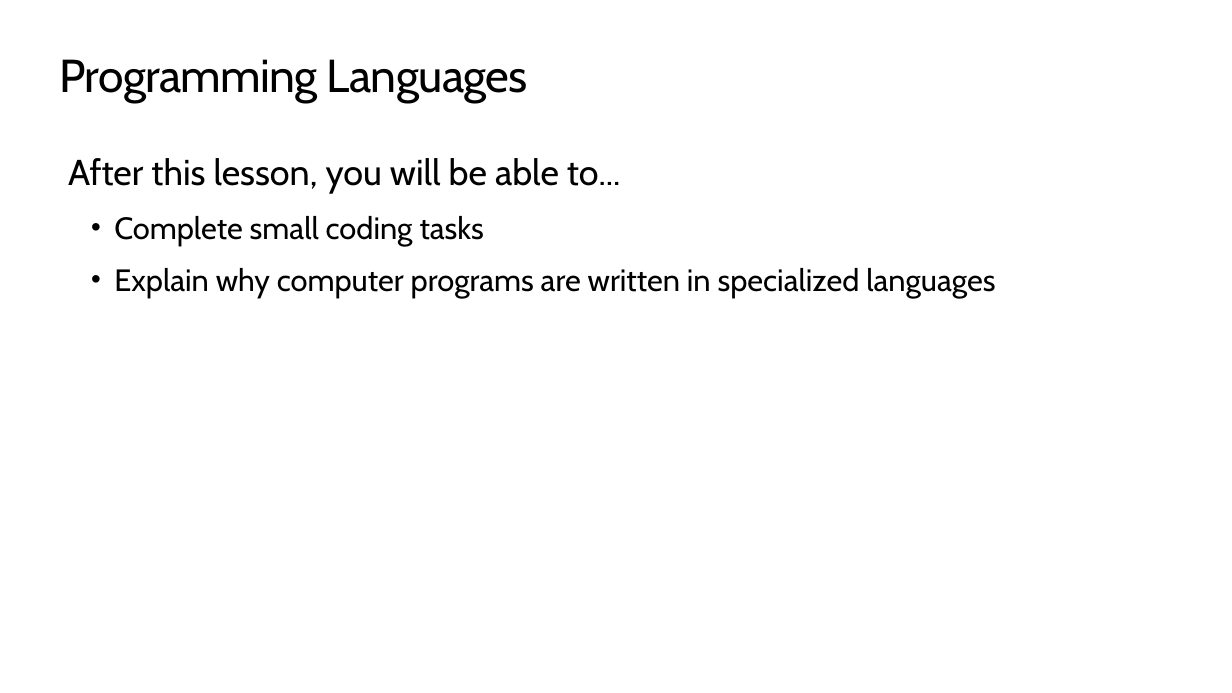
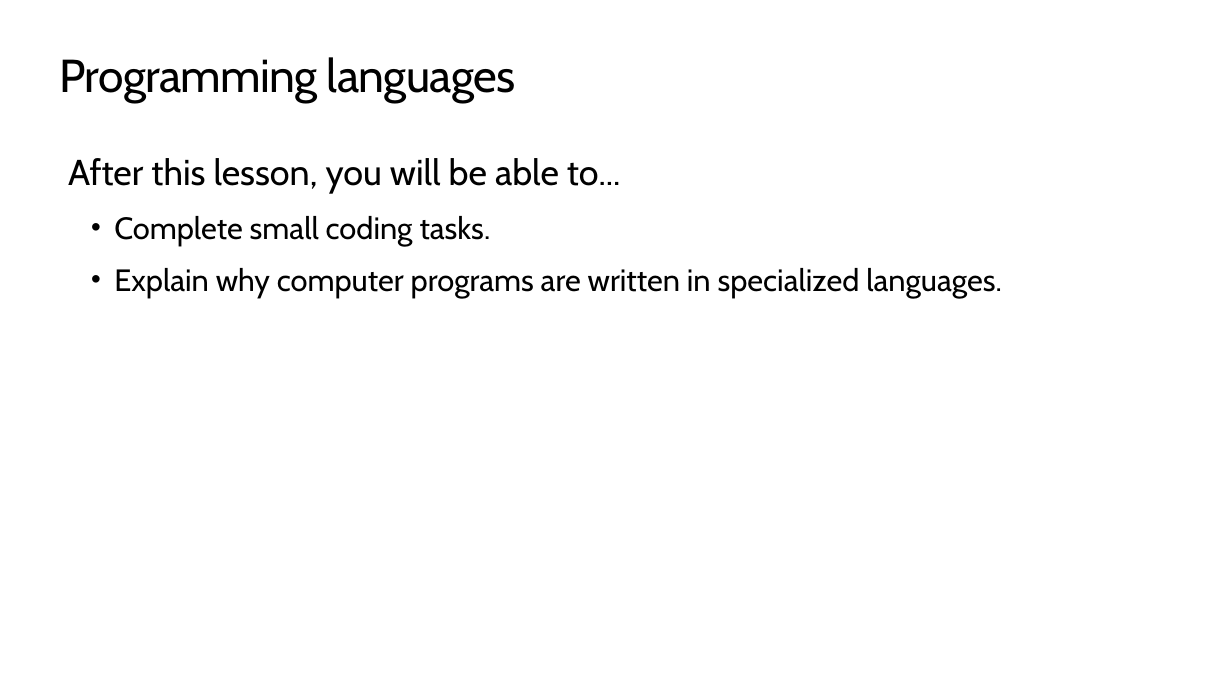
Before and after one commit to TEALSK12/introduction-to-computer-science, a slide deck: slide 2 of slidedecks/TEALS SNAP 0.3.pptx. Drawn at 1232x693 pixels with LibreOffice and Linux fonts; fonts in the diff are those of the drawing; background and template pictures are left out. Boxes give left, top, right and bottom in pixels: in the first picture for what was removed or moved away, otherwise in the second. Text is boxed around its words. In the diff, an @@ line names an element or a change of style, - is before the commit and + after.

```diff
--- a/slidedecks/TEALS SNAP 0.3.pptx
+++ b/slidedecks/TEALS SNAP 0.3.pptx
@@ title at [59,57,516,103]: text changed @@
-Programming Languages
+Programming languages
@@ text at [114,216,1002,298]: text changed @@
-• Complete small coding tasks
-• Explain why computer programs are written in specialized languages
+• Complete small coding tasks.
+• Explain why computer programs are written in specialized languages.
```
Also in this commit, not shown: 6 other slides changed, 18 other files.
